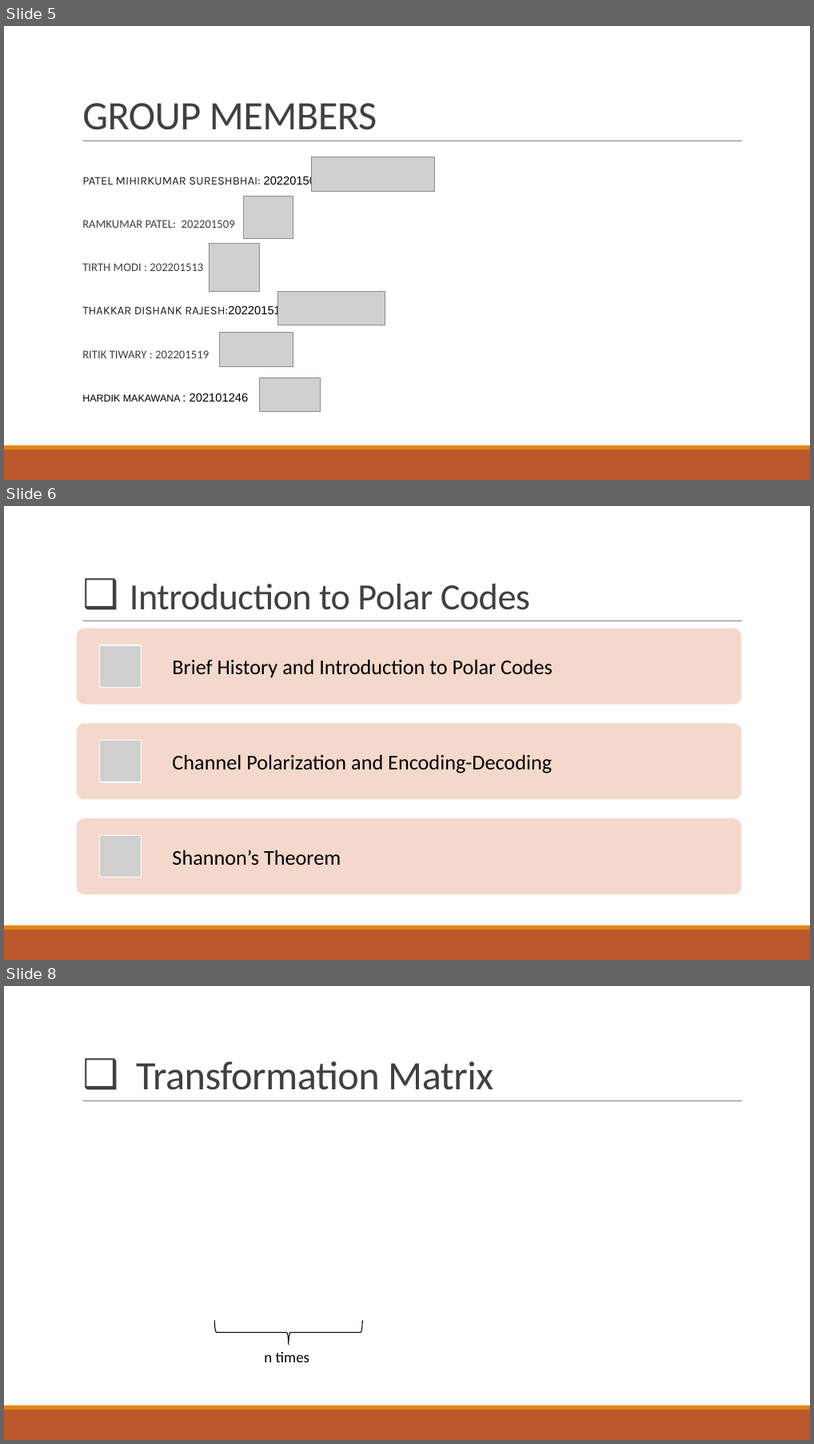
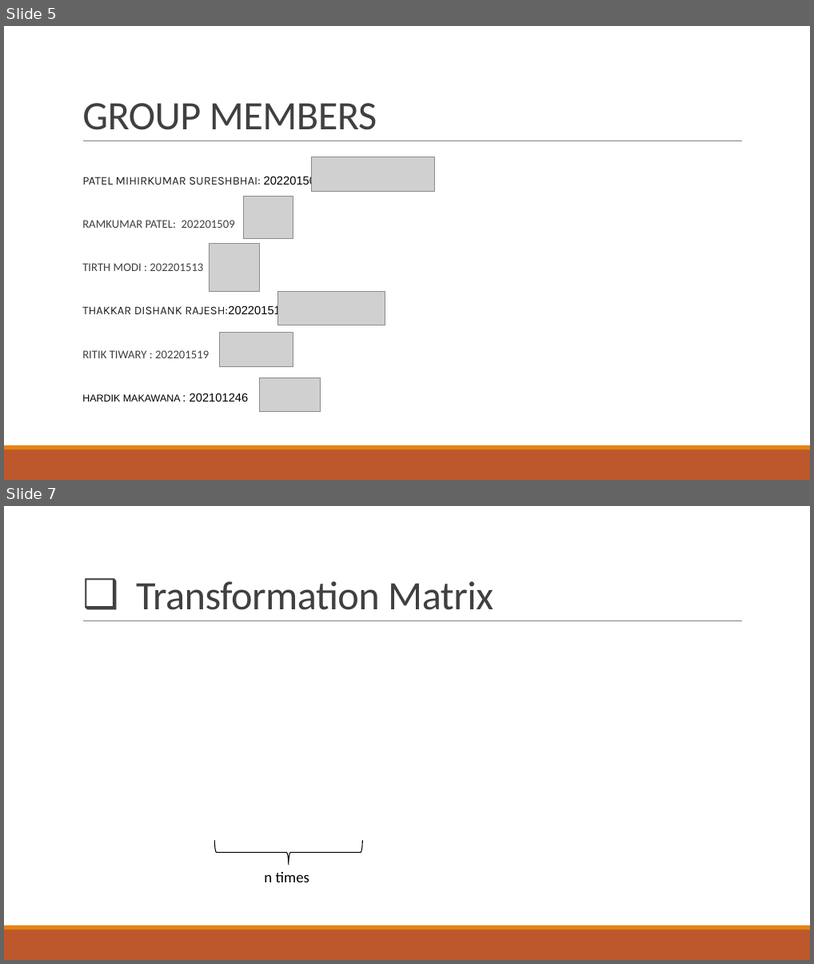
Before and after one commit to Jeet-Desai/Polar-Codes, a slide deck: Project_Presentation.pptx. Shown one above the other, each under a label of ours: slides 5, 6 and 8 before the commit, slides 5 and 7 after it; the slides between them are not shown. The pictures are 814x1444 and 814x964 pixels, drawn with LibreOffice and Linux fonts; fonts in the diff are those of the drawing; grey boxes stand for pictures. Boxes give left, top, right and bottom in pixels: in the first picture for what was removed or moved away, otherwise in the second. Text is boxed around its words. In the diff, an @@ line names an element or a change of style, - is before the commit and + after.

```diff
--- a/Project_Presentation.pptx
+++ b/Project_Presentation.pptx
@@ slide 6 removed at (4,506,810,960), background #FFFFFF; not listed: 3 template elements that a slide beside it also shows @@
@@ title removed at (130,584,530,610) @@
-❑ Introduction to Polar Codes
@@ group removed at (77,628,742,894): 3 rounded rectangles, 3 pictures, 3 texts @@
-Brief History and Introduction to Polar Codes
-Channel Polarization and Encoding-Decoding
-Shannon’s Theorem
@@ what was slide 8 is now slide 7 @@
```
Also in this commit, not shown: 4 slides changed, 3 slides added, 1 other slide removed.
